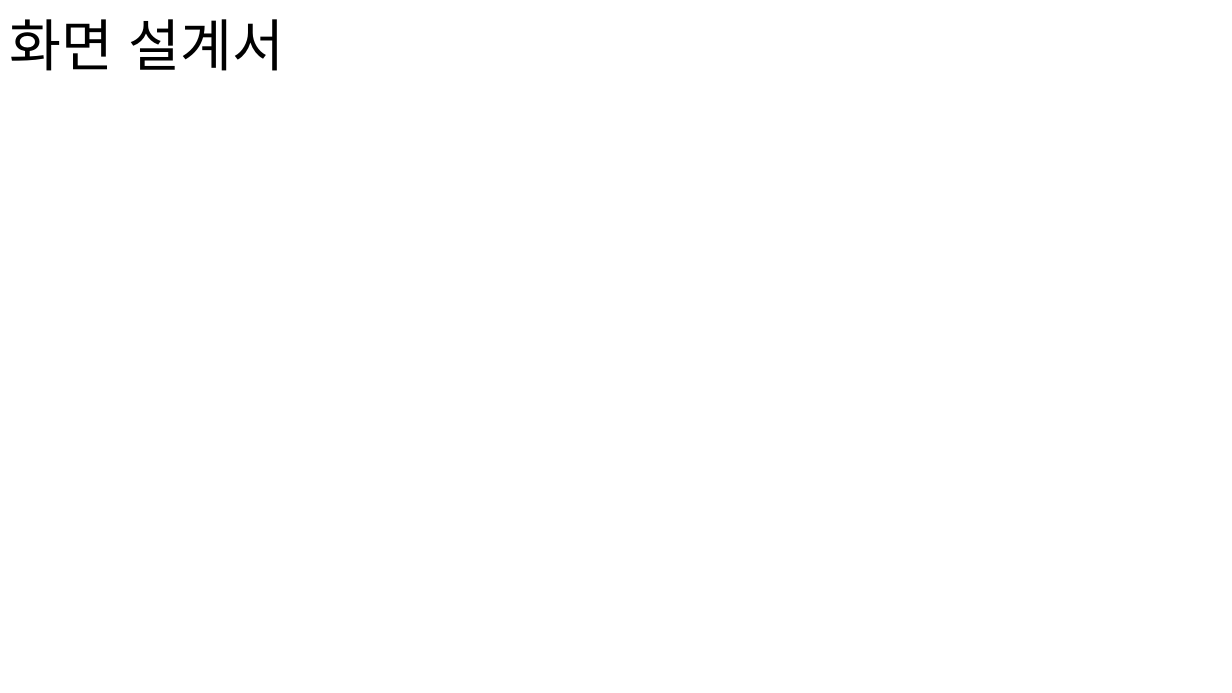
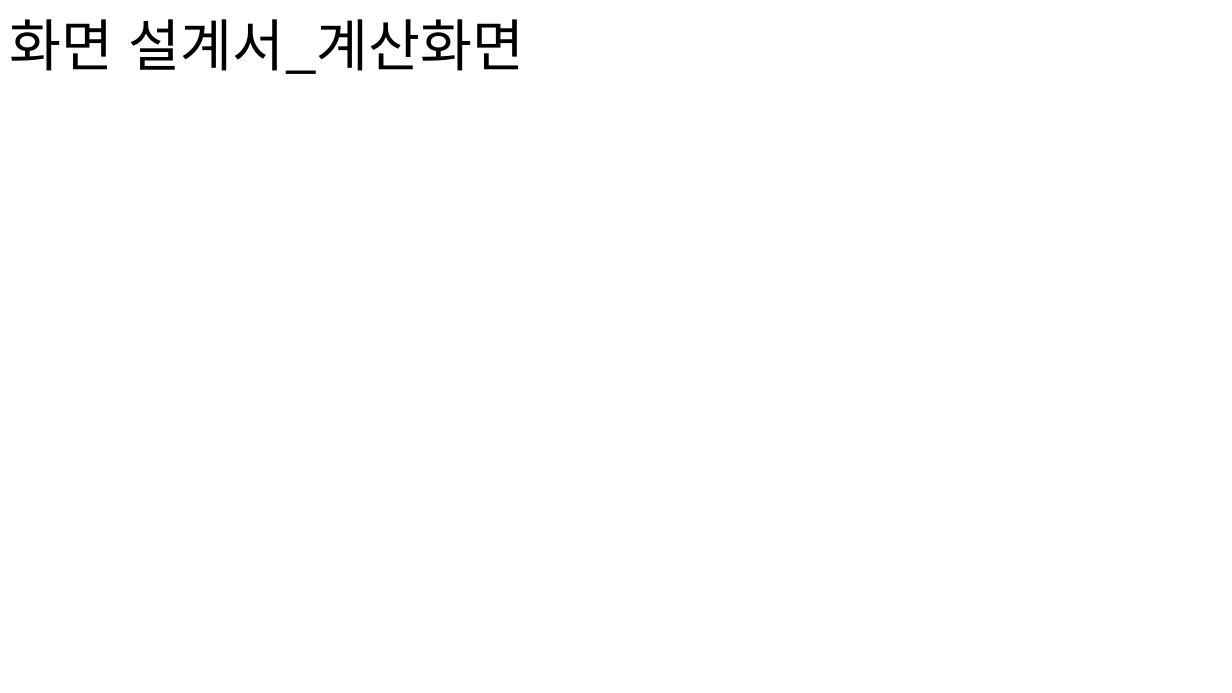
Before and after one commit to 201411096/JavaBasic, a slide deck: slide 4 of JavaBasic/src/t_teamproject/teamproject_02/document/forSubmission/포트폴리오.pptx (slide 2 before the commit). Drawn at 1232x693 pixels with LibreOffice and Linux fonts; fonts in the diff are those of the drawing; background and template pictures are left out. Boxes give left, top, right and bottom in pixels: in the first picture for what was removed or moved away, otherwise in the second. Text is boxed around its words. In the diff, an @@ line names an element or a change of style, - is before the commit and + after.

```diff
--- a/JavaBasic/src/t_teamproject/teamproject_02/document/forSubmission/포트폴리오.pptx
+++ b/JavaBasic/src/t_teamproject/teamproject_02/document/forSubmission/포트폴리오.pptx
@@ title at (x1=9, y1=19, x2=524, y2=74): text changed @@
-화면 설계서
+화면 설계서_계산화면
```
Also in this commit, not shown: 6 slides added, 8 other files.
